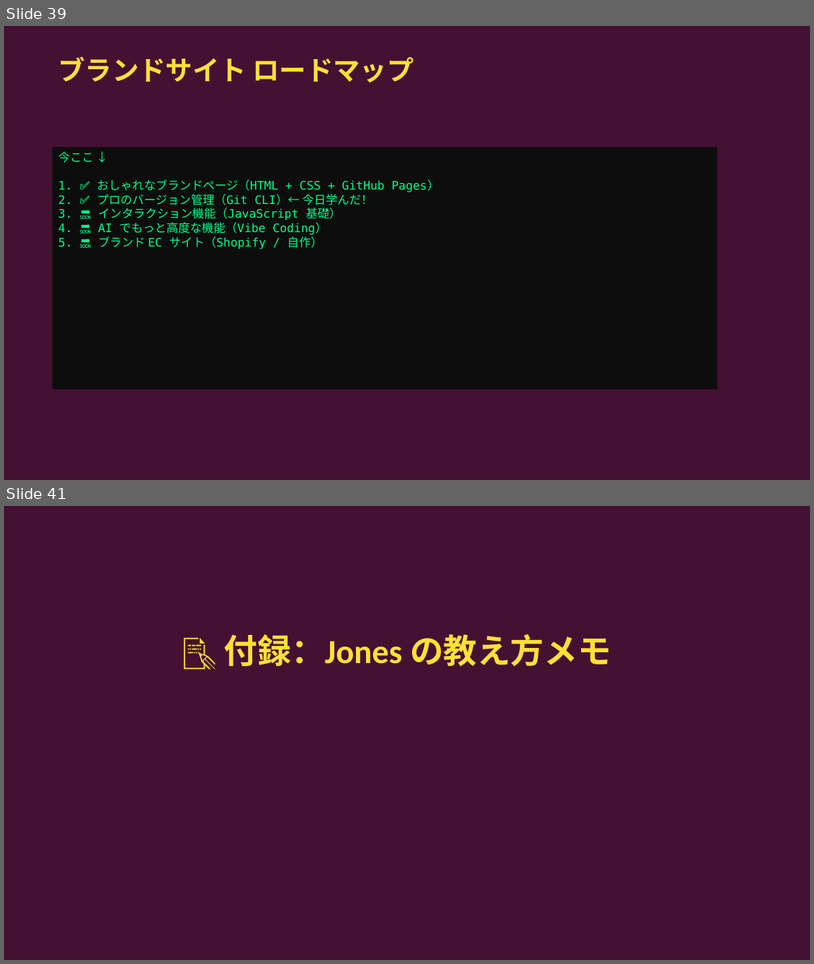
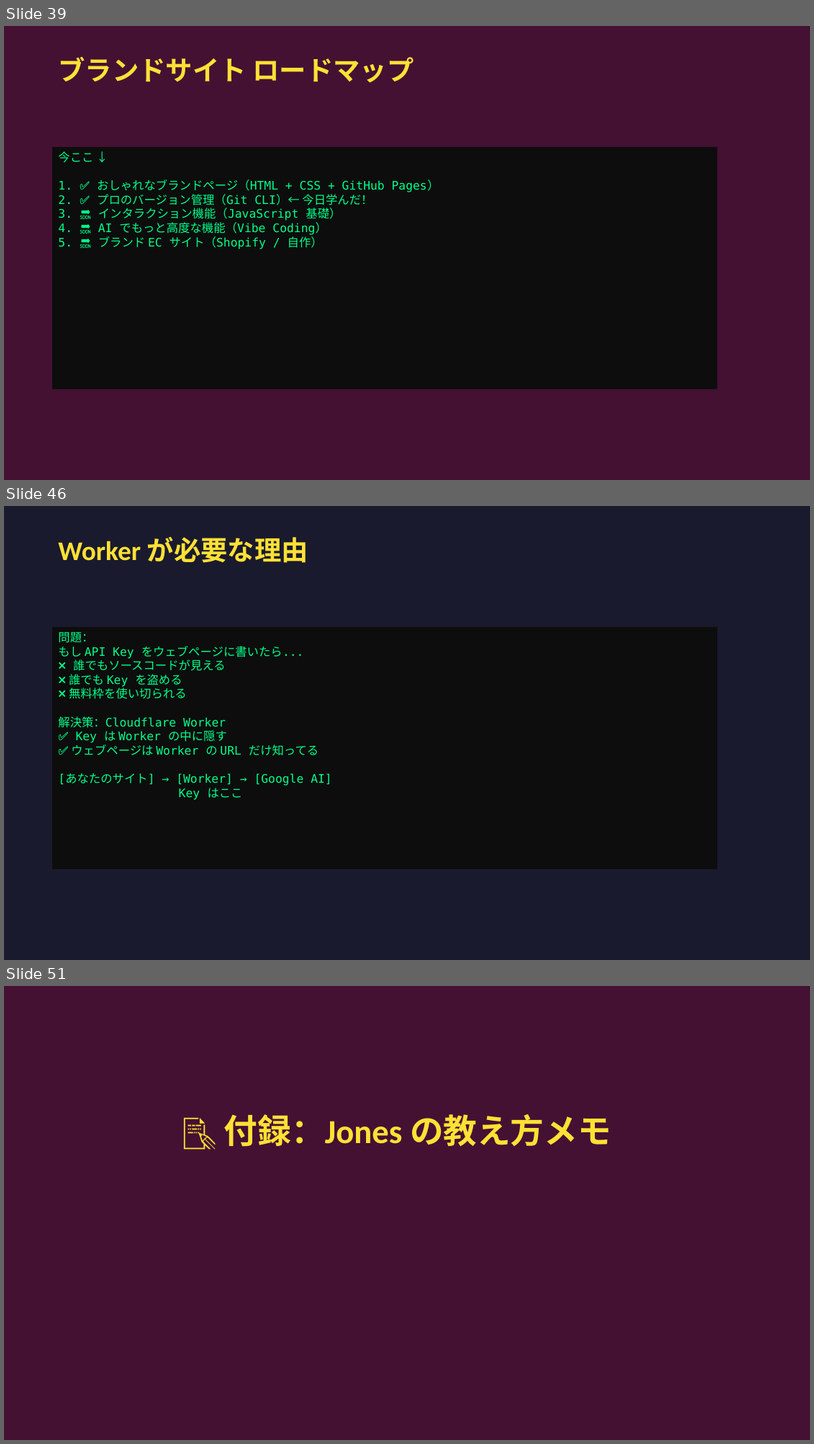
Before and after one commit to jonesandjay123/VibeCoding_Workshop, a slide deck: session2/slides/Session2_VibeCoding_JA.pptx. Shown one above the other, each under a label of ours: slides 39 and 41 before the commit, slides 39, 46 and 51 after it; the slides between them are not shown. The pictures are 814x964 and 814x1444 pixels, drawn with LibreOffice and Linux fonts; fonts in the diff are those of the drawing. Boxes give left, top, right and bottom in pixels: in the first picture for what was removed or moved away, otherwise in the second. Text is boxed around its words. In the diff, an @@ line names an element or a change of style, - is before the commit and + after.

```diff
--- a/session2/slides/Session2_VibeCoding_JA.pptx
+++ b/session2/slides/Session2_VibeCoding_JA.pptx
@@ slide 46 added at box(4, 506, 810, 960), background #1A1A2E @@
@@ text added at box(58, 537, 309, 563), 32 pt, text #FFE135, bold @@
+Worker が必要な理由
@@ rectangle added at box(52, 627, 718, 869), fill #0D0D0D, 14 pt, text #00FF88 @@
+問題：
+もし API Key をウェブページに書いたら...
+❌ 誰でもソースコードが見える
+❌ 誰でも Key を盗める
+❌ 無料枠を使い切られる
+解決策：Cloudflare Worker
+✅ Key は Worker の中に隠す
+✅ ウェブページは Worker の URL だけ知ってる
+[あなたのサイト] → [Worker] → [Google AI]
+Key はここ
@@ what was slide 41 is now slide 51 @@
```
Also in this commit, not shown: 9 other slides added, 3 other files.
